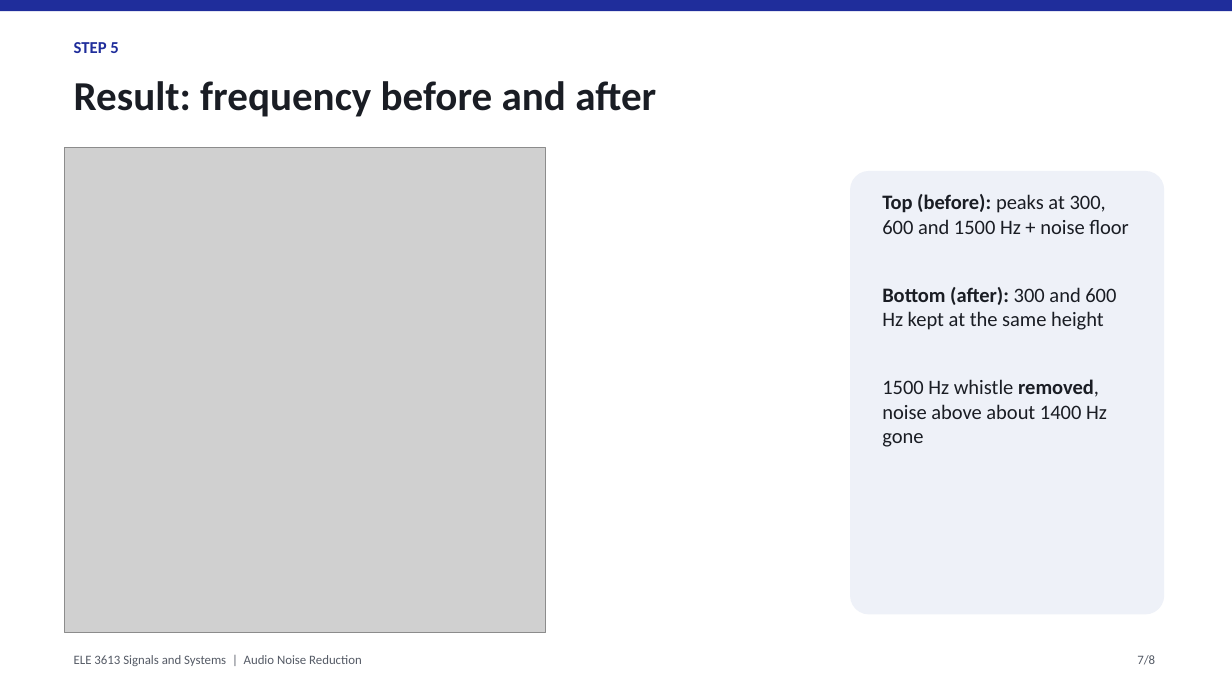
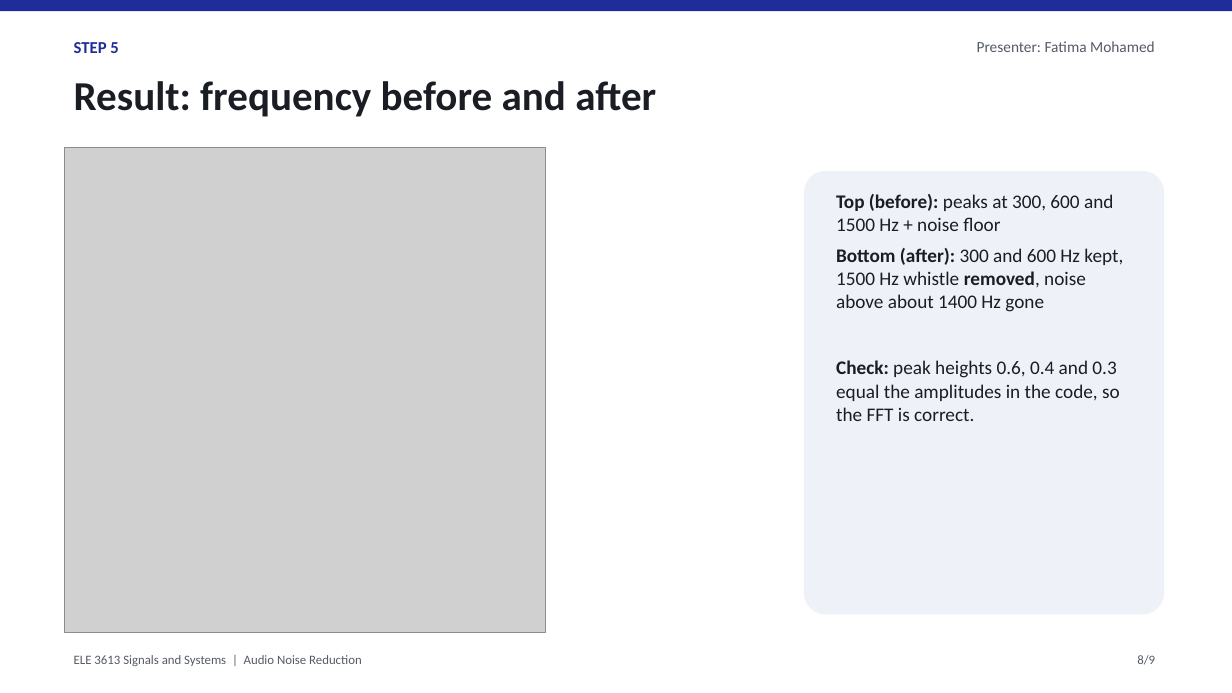
Before and after one commit to sshammaalman-art/Signal-project, a slide deck: slide 8 of AudioNoiseReduction_Presentation.pptx (slide 7 before the commit). Drawn at 1232x693 pixels with LibreOffice and Linux fonts; fonts in the diff are those of the drawing; grey boxes stand for pictures. Boxes give left, top, right and bottom in pixels: in the first picture for what was removed or moved away, otherwise in the second. Text is boxed around its words. In the diff, an @@ line names an element or a change of style, - is before the commit and + after.

```diff
--- a/AudioNoiseReduction_Presentation.pptx
+++ b/AudioNoiseReduction_Presentation.pptx
@@ text added at [977, 41, 1155, 52], 12 pt, text #555B66 @@
+Presenter: Fatima Mohamed
@@ rounded rectangle: place and size @@
-rounded rectangle at [850, 171, 1165, 615]
+rounded rectangle at [804, 171, 1165, 615]
@@ text "Top (before): peaks at 300, ...": place and size @@
-text "Top (before): peaks at 300, ..." at [882, 194, 1129, 447]
+text "Top (before): peaks at 300, ..." at [836, 194, 1123, 421]
@@ text at [836, 194, 1113, 231]: size 16 to 15 pt in "Top (before): peaks at 300, 600 and ..." @@
@@ text at [836, 248, 1123, 421]: text changed; size 16 to 15 pt @@
-Bottom (after): 300 and 600 Hz kept at the same height
-1500 Hz whistle removed, noise above about 1400 Hz gone
+Bottom (after): 300 and 600 Hz kept, 1500 Hz whistle removed, noise above about 1400 Hz gone
+Check: peak heights 0.6, 0.4 and 0.3 equal the amplitudes in the code, so the FFT is correct.
@@ text at [1137, 655, 1155, 665]: text changed @@
-7/8
+8/9
```
Also in this commit, not shown: 6 other slides changed, 1 slide added, 3 other files.
